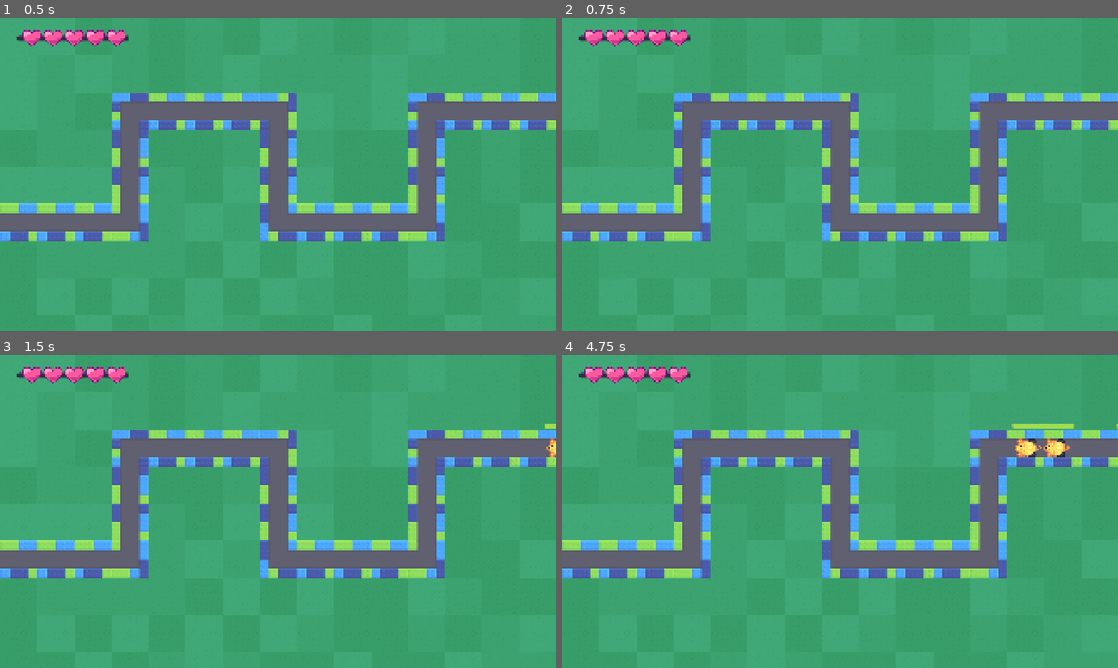
Above: before the commit, frames 1-4 (two rows, left to right).
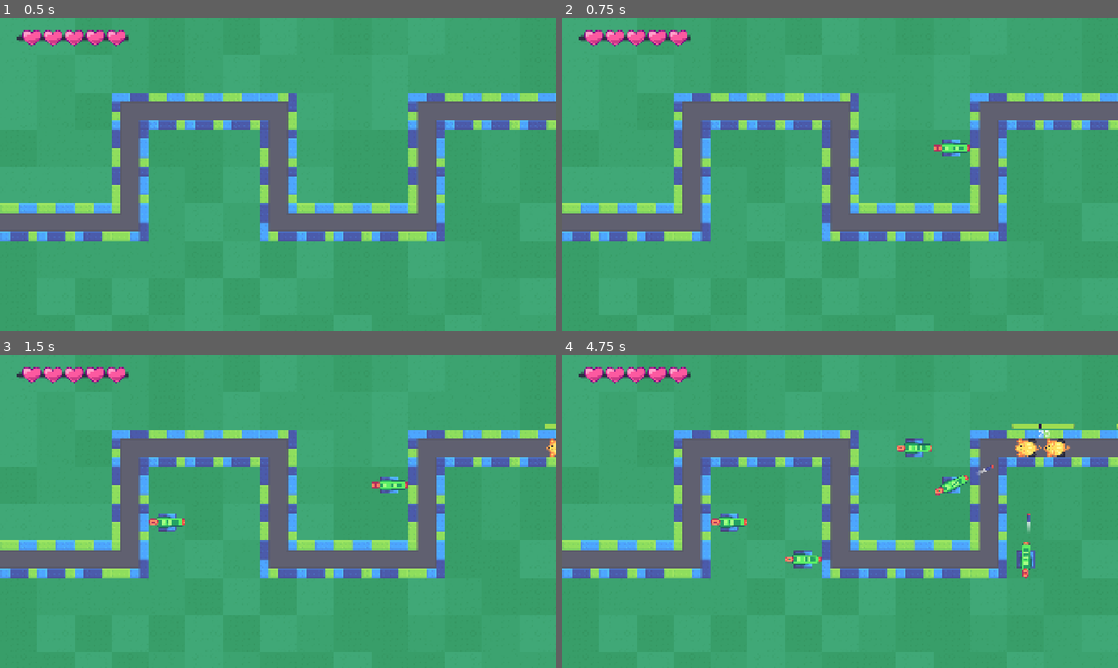
Above: after the commit, the same moments.

Repository: LanceLiang2011/M11.tower-defense_workbook
Game: Godot game, scene res://tower_defense.tscn
The game is run twice, just before and just after one commit, with the same random seed, the same clock (stepped at 60 frames per second) and the same inputs. Before the commit the project has no main scene; this scene is started directly in both runs.
Inputs (mouse positions are in pixels of both pictures, inside the frame that each line leads up to):
- Up to frame 1 (0.5 s): no input
- Up to frame 2 (0.75 s): tap Enter at 0.5 s; move the mouse to (962, 158) at 0.52 s; press the mouse at (962, 158) at 0.53 s
- Up to frame 3 (1.5 s): tap Space at 0.77, 1.25 s; move the mouse to (166, 527) at 1.27 s; release the mouse at (166, 527) at 1.28 s; click (166, 527) at 1.35 s
- Up to frame 4 (4.75 s): tap Space at 1.52, 3.02, 3.77, 4.52 s; move the mouse to (895, 442) at 2.02 s; press the mouse at (895, 442) at 2.03 s; tap Z at 2.1, 4.35 s; move the mouse to (812, 574) at 2.77 s; release the mouse at (812, 574) at 2.78 s; click (812, 574) at 2.85 s; move the mouse to (1006, 558) at 3.52 s; press the mouse at (1006, 558) at 3.53 s; move the mouse to (673, 464) at 4.27 s; release the mouse at (673, 464) at 4.28 s; click (673, 464) at 4.55 s

Frame 1 is identical in both runs. In frame 2, 0.2% of the frame differs, in the area x 66-74%, y 38-45%; in frame 3, 0.5%; in frame 4, 1.3%, in the area x 26-88%, y 22-72%.

Commit message:
Feat: Add game win screen and quit button to PlayerUI; implement mob destruction tracking in MobSpawner

Diff:
--- a/autoload/player_ui.gd
+++ b/autoload/player_ui.gd
@@ -5,7 +5,8 @@
 @onready var heart_container: HBoxContainer = %HeartContainer
 @onready var game_over_screen: ColorRect = %GameOverScreen
 @onready var restart_button: Button = %RestartButton
-
+@onready var game_win_screen: ColorRect = %GameWinScreen
+@onready var quit_button: Button = %QuitButton
 
 const MAX_HEALTH: int = 5
 
@@ -16,7 +17,9 @@
 func _ready() -> void:
 	health = MAX_HEALTH
 	game_over_screen.visible = false
+	game_win_screen.visible = false
 	restart_button.pressed.connect(_on_restart_button_pressed)
+	quit_button.pressed.connect(get_tree().quit)
 
 
 func get_health() -> int:
@@ -50,3 +53,8 @@
 	game_over_screen.visible = false
 	get_tree().paused = false
 	health_depleted.emit()
+
+
+func _on_game_win() -> void:
+	game_win_screen.visible = true
+	get_tree().paused = true
--- a/autoload/player_ui.tscn
+++ b/autoload/player_ui.tscn
@@ -95,3 +95,40 @@
 layout_mode = 2
 theme_override_font_sizes/font_size = 64
 text = "Restart"
+
+[node name="GameWinScreen" type="ColorRect" parent="."]
+unique_name_in_owner = true
+layout_mode = 1
+anchors_preset = 15
+anchor_right = 1.0
+anchor_bottom = 1.0
+grow_horizontal = 2
+grow_vertical = 2
+color = Color(0.168627, 0.168627, 0.168627, 0.705882)
+
+[node name="VBoxContainer" type="VBoxContainer" parent="GameWinScreen"]
+layout_mode = 1
+anchors_preset = 8
+anchor_left = 0.5
+anchor_top = 0.5
+anchor_right = 0.5
+anchor_bottom = 0.5
+offset_left = -20.0
+offset_top = -20.0
+offset_right = 20.0
+offset_bottom = 20.0
+grow_horizontal = 2
+grow_vertical = 2
+theme_override_constants/separation = 16
+
+[node name="Label" type="Label" parent="GameWinScreen/VBoxContainer"]
+layout_mode = 2
+theme_override_font_sizes/font_size = 80
+text = "Game Over"
+
+[node name="QuitButton" type="Button" parent="GameWinScreen/VBoxContainer"]
+unique_name_in_owner = true
+process_mode = 2
+layout_mode = 2
+theme_override_font_sizes/font_size = 64
+text = "Quit"
--- a/mobs/mob_spawner.gd
+++ b/mobs/mob_spawner.gd
@@ -20,6 +20,8 @@
 		"spawn_interval": 1.0,
 	},
 ]
+
+var _mob_destroyed: int = 0
 
 ## The mob to spawn
 @export var mob_packed_scene := preload("../mobs/mob.tscn")
@@ -70,6 +72,9 @@
 	mob_path_follow.mob = mob
 	#END:spawn_one_mob
 
+	mob.tree_exited.connect(_on_mob_destroyed)
+
+
 	#ANCHOR:mob_count
 	_remaining_mobs -= 1
 	if _remaining_mobs == 0:
@@ -77,3 +82,18 @@
 		_current_wave_index += 1
 		_wave_delay_timer.start()
 	#END:mob_count
+
+func get_total_mobs_to_spawn() -> int:
+	var total_mobs := 0
+	for wave in waves:
+		total_mobs += wave.mobs_count
+
+	return total_mobs
+
+
+func _on_mob_destroyed() -> void:
+	_mob_destroyed += 1
+
+	if _mob_destroyed == get_total_mobs_to_spawn():
+		if PlayerUi.health > 0:
+			PlayerUi._on_game_win()
--- a/project.godot
+++ b/project.godot
@@ -11,6 +11,7 @@
 [application]
 
 config/name="M11. Tower Defense (Workbook)"
+run/main_scene="uid://85cdak8d4ct6"
 config/features=PackedStringArray("4.4")
 config/icon="res://icon.png"
 
@@ -39,6 +40,14 @@
 
 enabled=PackedStringArray()
 
+[input]
+
+left_mouse_click={
+"deadzone": 0.2,
+"events": [Object(InputEventMouseButton,"resource_local_to_scene":false,"resource_name":"","device":-1,"window_id":0,"alt_pressed":false,"shift_pressed":false,"ctrl_pressed":false,"meta_pressed":false,"button_mask":0,"position":Vector2(0, 0),"global_position":Vector2(0, 0),"factor":1.0,"button_index":1,"canceled":false,"pressed":false,"double_click":false,"script":null)
+]
+}
+
 [layer_names]
 
 2d_physics/layer_1="mobs"
--- a/tower_defense.gd
+++ b/tower_defense.gd
@@ -1,6 +1,9 @@
 extends Node2D
 
 @onready var player_hurtbox: Area2D = %PlayerHurtbox
+@onready var roads: TileMapLayer = %Roads
+
+var _game_board: Dictionary[Vector2i, Turret] = {}
 
 func _ready() -> void:
 	player_hurtbox.area_entered.connect(
@@ -11,5 +14,37 @@
 	PlayerUi.health_depleted.connect(game_over)
 
 
+func _unhandled_input(event: InputEvent) -> void:
+	if event.is_action_pressed("left_mouse_click"):
+		_place_turret_on_mouse_position()
+
+
+func _place_turret_on_mouse_position() -> void:
+	var mouse_position := get_global_mouse_position()
+	var tile_position := roads.local_to_map(mouse_position)
+
+	if not _is_cell_valid(tile_position):
+		return
+
+	_place_turret(tile_position)
+
+
+func _is_cell_valid(cell: Vector2i) -> bool:
+	return not (_game_board.has(cell) or roads.get_cell_source_id(cell) != -1)
+
+
 func game_over() -> void:
 	get_tree().call_deferred("reload_current_scene")
+
+
+func _place_turret(place_position: Vector2i) -> void:
+	if _game_board.has(place_position):
+		print("Position already occupied")
+		return # already occupied
+
+	# Add the turret
+	var turret := Turret.new()
+	_game_board[place_position] = turret
+	add_child(turret)
+	# Place the turret
+	turret.global_position = roads.map_to_local(place_position)
--- a/tower_defense.tscn
+++ b/tower_defense.tscn
@@ -15,6 +15,7 @@
 tile_set = ExtResource("1_8fhpj")
 
 [node name="Roads" type="TileMapLayer" parent="."]
+unique_name_in_owner = true
 tile_map_data = PackedByteArray("AAAAAAUAAAACAAAAAAABAAUAAAACAAAAAAACAAUAAAACAAAAAAADAAUAAAABAAEAAAADAAQAAAACAAEAAAADAA …(336 unchanged characters)…
 tile_set = ExtResource("1_8fhpj")
 
--- a/turrets/turret.gd
+++ b/turrets/turret.gd
@@ -9,6 +9,7 @@
 
 func _ready() -> void:
 	set_weapon_scene(weapon_scene)
+	texture = preload("turret_base.png")
 
 
 func set_weapon_scene(new_scene: PackedScene) -> void:
--- a/turrets/weapons/simple_canon.tscn
+++ b/turrets/weapons/simple_canon.tscn
@@ -7,8 +7,6 @@
 texture = ExtResource("1_y8kw3")
 script = ExtResource("1_yukeh")
 
-[node name="DeleteMe" type="Camera2D" parent="."]
-
 [node name="RocketSpawnPoint" type="Marker2D" parent="."]
 unique_name_in_owner = true
 position = Vector2(55, 0)
